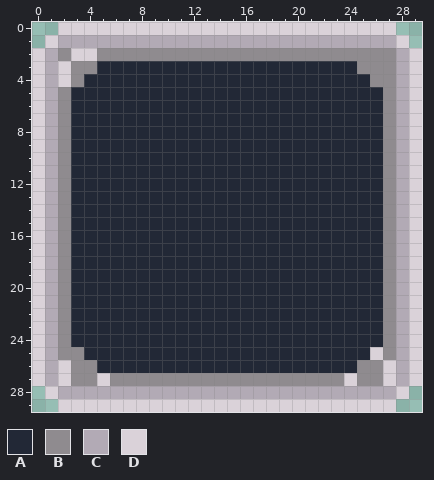
One commit to this pixel-art file: panel1.aseprite. Above is the file before it was changed.
30x30 pixels, 1 frame. Colours within 5 levels of each other are drawn and written as one.
Palette (. is transparent): A #222836  B #8f8b8f  C #b2aab5  D #dad2d9
Pixels before, first column x 0:
 0 ..DDDDDDDDDDDDDDDDDDDDDDDDDD..
 1 .DCCCCCCCCCCCCCCCCCCCCCCCCCCD.
 2 DCBDDBBBBBBBBBBBBBBBBBBBBBBBCD
 3 DCDBBAAAAAAAAAAAAAAAAAAAABBBCD
 4 DCDBAAAAAAAAAAAAAAAAAAAAAABBCD
 5 DCBAAAAAAAAAAAAAAAAAAAAAAAABCD
 6 DCBAAAAAAAAAAAAAAAAAAAAAAAABCD
 7 DCBAAAAAAAAAAAAAAAAAAAAAAAABCD
 8 DCBAAAAAAAAAAAAAAAAAAAAAAAABCD
 9 DCBAAAAAAAAAAAAAAAAAAAAAAAABCD
10 DCBAAAAAAAAAAAAAAAAAAAAAAAABCD
11 DCBAAAAAAAAAAAAAAAAAAAAAAAABCD
12 DCBAAAAAAAAAAAAAAAAAAAAAAAABCD
13 DCBAAAAAAAAAAAAAAAAAAAAAAAABCD
14 DCBAAAAAAAAAAAAAAAAAAAAAAAABCD
15 DCBAAAAAAAAAAAAAAAAAAAAAAAABCD
16 DCBAAAAAAAAAAAAAAAAAAAAAAAABCD
17 DCBAAAAAAAAAAAAAAAAAAAAAAAABCD
18 DCBAAAAAAAAAAAAAAAAAAAAAAAABCD
19 DCBAAAAAAAAAAAAAAAAAAAAAAAABCD
20 DCBAAAAAAAAAAAAAAAAAAAAAAAABCD
21 DCBAAAAAAAAAAAAAAAAAAAAAAAABCD
22 DCBAAAAAAAAAAAAAAAAAAAAAAAABCD
23 DCBAAAAAAAAAAAAAAAAAAAAAAAABCD
24 DCBAAAAAAAAAAAAAAAAAAAAAAAABCD
25 DCBBAAAAAAAAAAAAAAAAAAAAAADBCD
26 DCDBBAAAAAAAAAAAAAAAAAAAABBDCD
27 DCDBBDBBBBBBBBBBBBBBBBBBDBBDCD
28 .DCCCCCCCCCCCCCCCCCCCCCCCCCCD.
29 ..DDDDDDDDDDDDDDDDDDDDDDDDDD..
After:
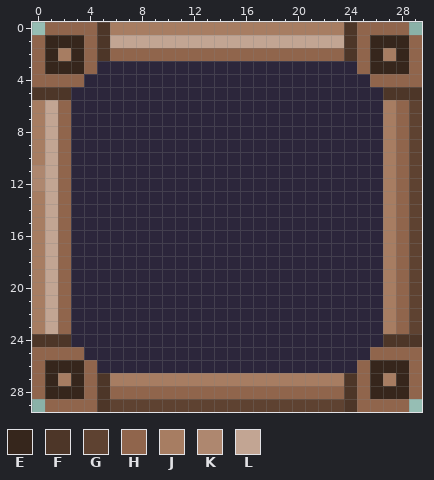
Colours new in this view: E #36261c  F #4d3628  G #5e4231  H #90654c  J #a77d62  K #ae876f  L #c2a593
The edit:
layer "Layer 1" now hidden
layer "Flattened" added
colour A: #222836 -> #2c263b
Changed rows in their new state; - is a pixel that keeps its letter.
Layer "Flattened":
first column x 0:
 0 -HHHHFJJJJJJJJJJJJJJJJJJFHHHH-
 1 HEEEHFLLLLLLLLLLLLLLLLLLFHEEEH
 2 HEJEHFHHHHHHHHHHHHHHHHHHFHEJEH
 3 HEEEH--------------------HEEEH
 4 HHHH----------------------HHHH
 5 FFF------------------------FFF
 6 JLH------------------------JHG
 7 JLH------------------------JHG
 8 JLH------------------------JHG
 9 JLH------------------------JHG
10 JLH------------------------JHG
11 KLH------------------------JHG
12 KLH------------------------JHG
13 JLH------------------------JHG
14 JLH------------------------JHG
15 JLH------------------------JHG
16 JLH------------------------JHG
17 JLH------------------------JHG
18 JLH------------------------JHG
19 JLH------------------------JHG
20 JLH------------------------JHG
21 JLH------------------------JHG
22 JLH------------------------JHG
23 JLH------------------------JHG
24 FFF------------------------FFF
25 HHHH----------------------HHHH
26 HEEEH--------------------HEEEH
27 HEJEHFJJJJJJJJJJJJJJJJJJFHEJEH
28 HEEEHFHHHHHHHHHHHHHHHHHHFHEEEH
29 -HHHHFGGGGGGGGGGGGGGGGGGFHHHH-
Boxes around the changes in both pictures, in picture pixels (x1, y1, x2, y2):
changed: (32, 22, 422, 412)
